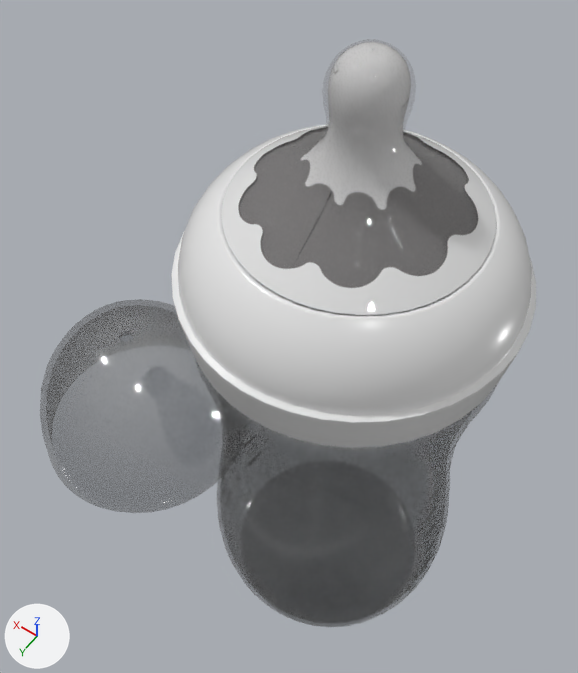
Two versions of the glTF model Assets/SCF053_17.glb, one commit apart.
Both versions are drawn from a 50 mm camera at (-0.0517, 0.0935, 0.2407) aimed at (0.0201, -0.007, 0.0828). Lighting does not change. The marker at lower left points along +X, +Y and +Z. Where no turn or scale is listed for an object, it has been applied to the vertices.
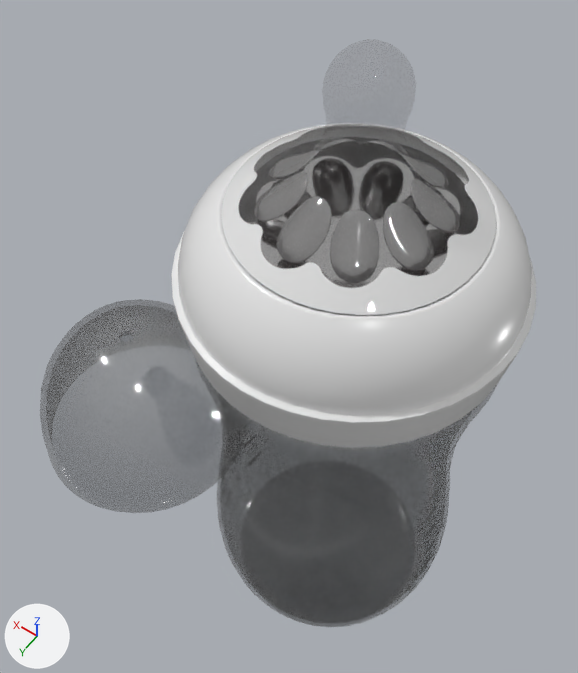
Boxes [x1, y1, x2, y2] around the edits, measured in the pictures (578 x 673 px):
'polySurface5', deleted
    before: [239, 42, 478, 288]
'Mesh_4', unchanged, uncovered by the edit
    before: [297, 202, 327, 259]
    after: [254, 137, 460, 283]

What the commit changed:
Object 'polySurface5' (ob_polysurface5) is deleted.
